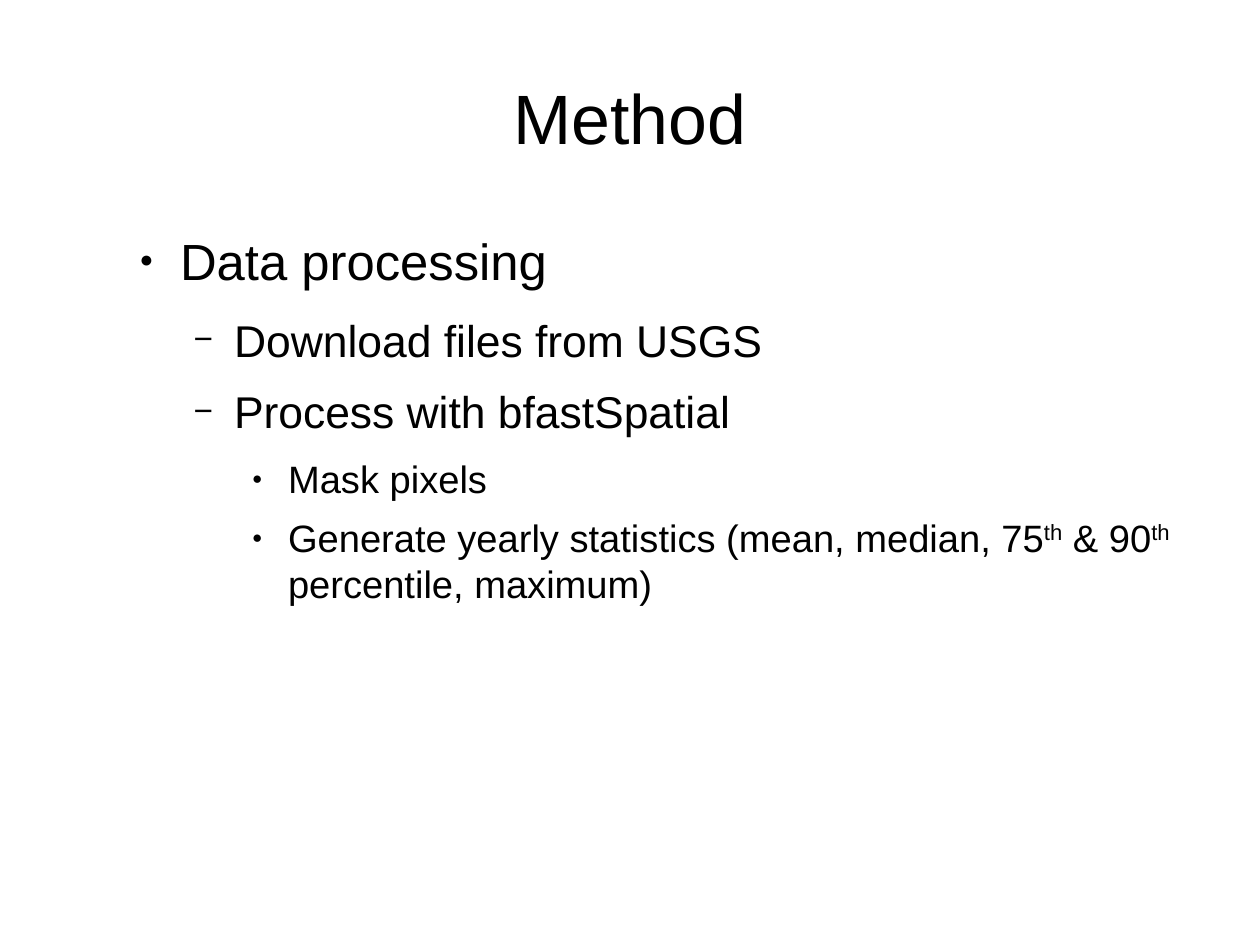
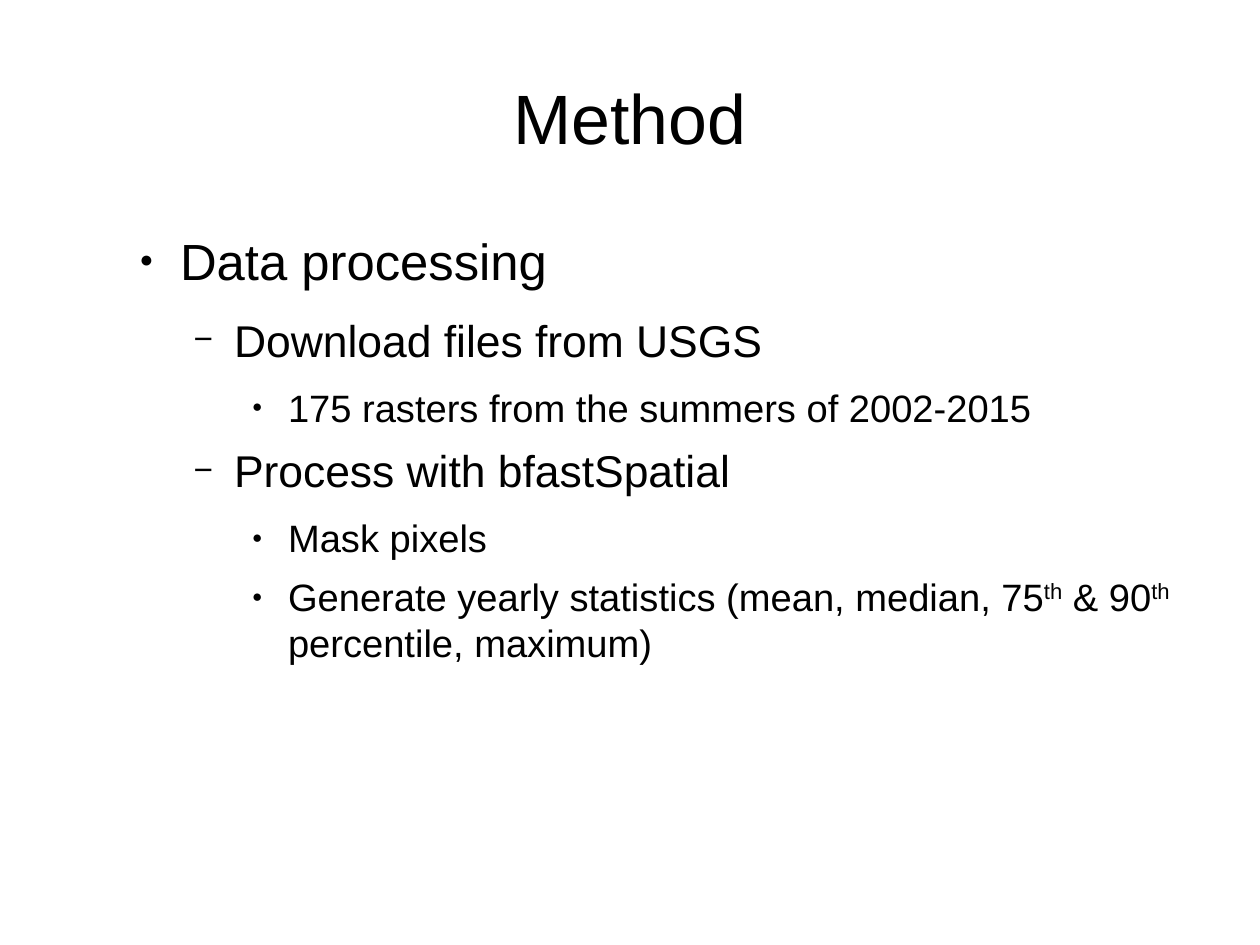
Before and after one commit to GreatEmerald/geoscripting, a slide deck: slide 6 of Project/Presentation/Project presentation.odp. Drawn at 1260x945 pixels with LibreOffice and Linux fonts; fonts in the diff are those of the drawing. Boxes give left, top, right and bottom in pixels: in the first picture for what was removed or moved away, otherwise in the second. Text is boxed around its words. In the diff, an @@ line names an element or a change of style, - is before the commit and + after.

```diff
--- a/Project/Presentation/Project presentation.odp
+++ b/Project/Presentation/Project presentation.odp
@@ text at <box>288,394,1031,423</box>: paragraph added @@
+    ● 175 rasters from the summers of 2002-2015
```
Also in this commit, not shown: 1 other slide changed, 1 slide added.
